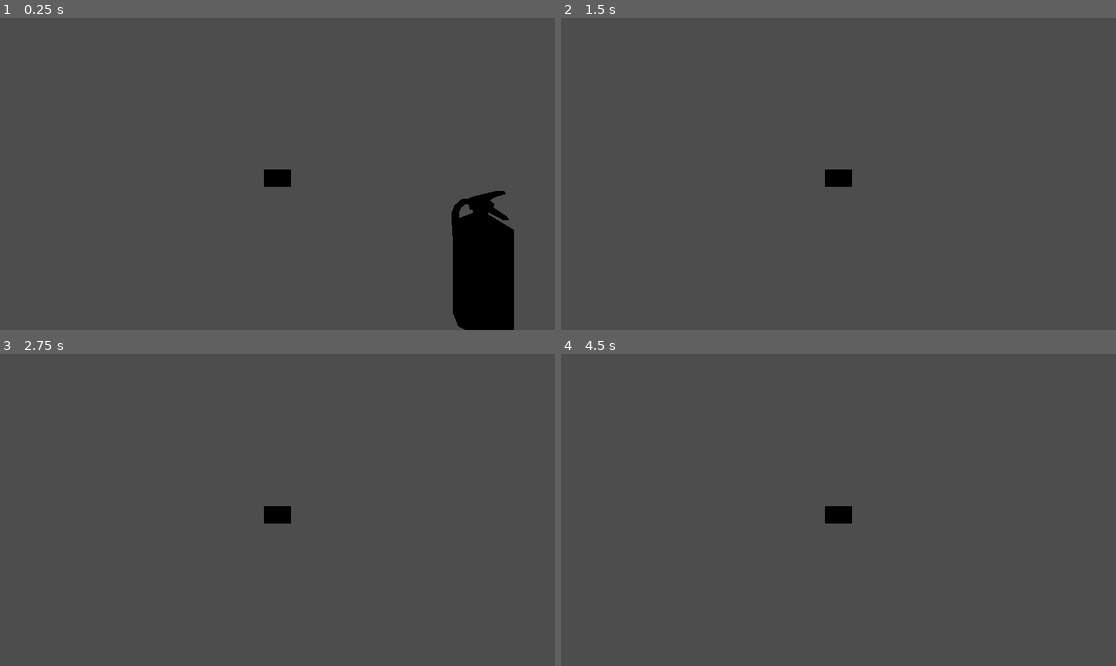
Above: before the commit, frames 1-4 (two rows, left to right).
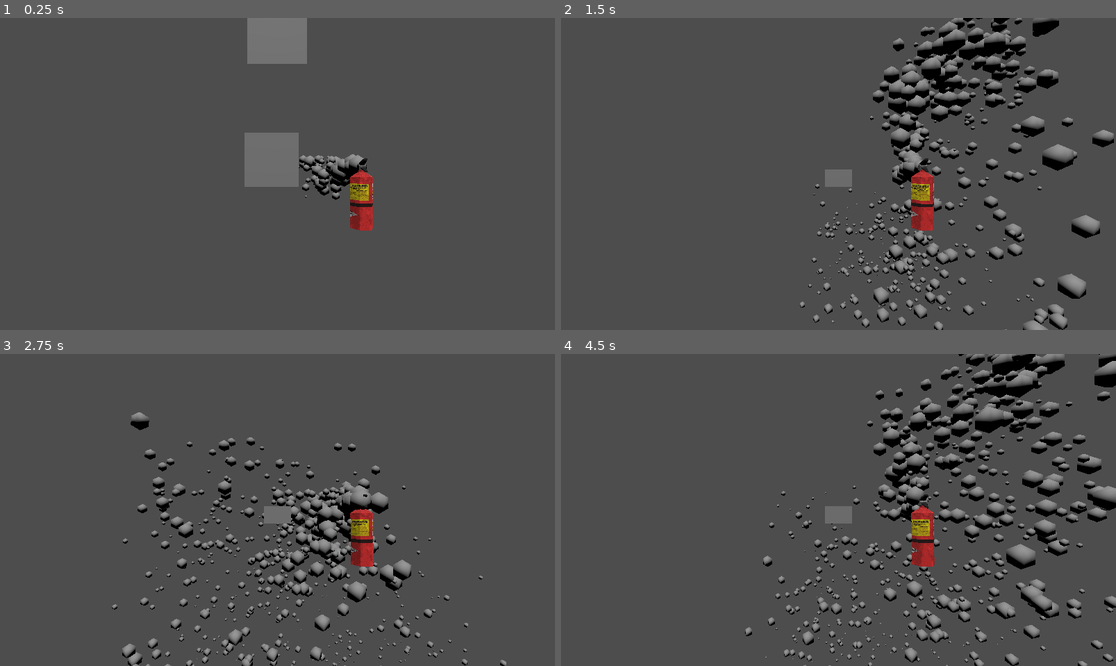
Above: after the commit, the same moments.

Repository: Software-Praktikum-25-26/Brandschutzunterweisung
Game: Godot game, scene res://main.tscn
The game is run twice, just before and just after one commit, with the same random seed, the same clock (stepped at 60 frames per second) and the same inputs.
Inputs (mouse positions are in pixels of both pictures, inside the frame that each line leads up to):
- Up to frame 1 (0.25 s): no input
- Up to frame 2 (1.5 s): move the mouse to (866, 174) at 0.52 s; hold W (move_forward) from 0.53 s (still down); tap Space (jump) at 0.77 s; move the mouse to (810, 174) at 1.27 s
- Up to frame 3 (2.75 s): keep holding W (move_forward); tap Space (jump) at 1.52 s; move the mouse to (288, 503) at 2.02 s
- Up to frame 4 (4.5 s): keep holding W (move_forward); move the mouse to (832, 516) at 2.77 s; tap Space (jump) at 3.02, 3.77 s; move the mouse to (877, 513) at 3.52 s; move the mouse to (794, 506) at 4.27 s

The runs differ from the first frame. In frame 1, 9.2% of the frame differs, in the area x 44-93%, y 0-100%; in frame 2, 11%; in frame 3, 8.3%; in frame 4, 14%, in the area x 33-100%, y 0-100%.

Commit message:
Added Various Particle Effects. Needs work.

Diff:
--- a/main.tscn
+++ b/main.tscn
@@ -1,9 +1,37 @@
-[gd_scene load_steps=4 format=3 uid="uid://eixniw5gwddg"]
+[gd_scene load_steps=8 format=3 uid="uid://eixniw5gwddg"]
 
 [ext_resource type="PackedScene" uid="uid://j7itnx6mse0y" path="res://Scenes/Player.tscn" id="1_ig7tw"]
 [ext_resource type="PackedScene" uid="uid://c31l17jkx8ij5" path="res://Scenes/fire_extinguisher.tscn" id="2_0xm2m"]
 
+[sub_resource type="ParticleProcessMaterial" id="ParticleProcessMaterial_0xm2m"]
+lifetime_randomness = 0.3
+direction = Vector3(0, 0, -1)
+spread = 10.0
+initial_velocity_min = 15.0
+initial_velocity_max = 25.0
+scale_min = 0.1
+scale_max = 0.5
+collision_mode = 1
+collision_friction = 1.0
+collision_bounce = 0.0
+
+[sub_resource type="SphereMesh" id="SphereMesh_0xm2m"]
+radial_segments = 4
+rings = 2
+
 [sub_resource type="WorldBoundaryShape3D" id="WorldBoundaryShape3D_ig7tw"]
+
+[sub_resource type="ParticleProcessMaterial" id="ParticleProcessMaterial_h2yge"]
+lifetime_randomness = 0.4
+angle_min = 1.07288e-05
+angle_max = 1.07288e-05
+direction = Vector3(0, 1, 0)
+spread = 10.0
+initial_velocity_min = 10.0
+initial_velocity_max = 20.0
+color = Color(0.862745, 0.0117647, 0.0431373, 1)
+
+[sub_resource type="QuadMesh" id="QuadMesh_1bvp3"]
 
 [node name="Node3D" type="Node3D"]
 
@@ -15,10 +43,29 @@
 
 [node name="Camera3D" type="Camera3D" parent="Player/SpringArm3D"]
 
+[node name="feuerloescher" parent="Player" instance=ExtResource("2_0xm2m")]
+transform = Transform3D(1, 0, 0, 0, 1, 0, 0, 0, 1, 1.655, -0.56, 0)
+
+[node name="GPUParticles3D" type="GPUParticles3D" parent="Player/feuerloescher"]
+transform = Transform3D(1, 0, 0, 0, 1, 0, 0, 0, 1, -0.0103834, 1.21744, -0.00327396)
+amount = 4000
+lifetime = 10.0
+process_material = SubResource("ParticleProcessMaterial_0xm2m")
+draw_pass_1 = SubResource("SphereMesh_0xm2m")
+
 [node name="StaticBody3D" type="StaticBody3D" parent="."]
+transform = Transform3D(1, 0, 0, 0, 1, 0, 0, 0, 1, 0.0294495, 0, 0.0115995)
 
 [node name="CollisionShape3D" type="CollisionShape3D" parent="StaticBody3D"]
 shape = SubResource("WorldBoundaryShape3D_ig7tw")
 
-[node name="blockbench_export" parent="." instance=ExtResource("2_0xm2m")]
-transform = Transform3D(1, 0, 0, 0, 1, 0, 0, 0, 1, 2, 0, 2)
+[node name="DirectionalLight3D" type="DirectionalLight3D" parent="."]
+transform = Transform3D(1, 0, 0, 0, 0.5, 0.866025, 0, -0.866025, 0.5, 0, 4, 9)
+
+[node name="GPUParticlesCollisionBox3D" type="GPUParticlesCollisionBox3D" parent="."]
+transform = Transform3D(1, 0, 0, 0, 1, 0, 0, 0, 1, 0, -1, 0)
+size = Vector3(20, 2, 20)
+
+[node name="GPUParticles3D" type="GPUParticles3D" parent="."]
+process_material = SubResource("ParticleProcessMaterial_h2yge")
+draw_pass_1 = SubResource("QuadMesh_1bvp3")
